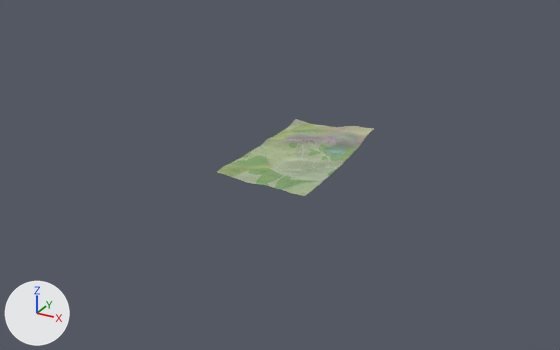
The Blender file minigolf_course.blend, before and after one commit.
Rendered twice from a 50 mm camera at (201.0, -299.0, 158.0) aimed at (19.0, 31.0, -7.0). Every picture has the same lights, and +X, +Y and +Z are marked at lower left.

Before the edit, the objects in view are built like this:
```python
me_realterrain_mesh = bpy.data.meshes.new('RealTerrain_Mesh')
me_realterrain_mesh.from_pydata(...)  # 2500 vertices, 2401 faces; spans x 0.0..50.0, y 0.0..85.9, z 0.0..6.8
me_realterrain_mesh.polygons.foreach_set('use_smooth', [True] * 2401)
me_realterrain_mesh.materials.append(mat_realterrain_pbr)
ob_realterrain = bpy.data.objects.new('RealTerrain', me_realterrain_mesh)
ob_realterrain.location = (0.0, 0.0, 0.0)
_m = ob_realterrain.modifiers.new('Subsurf', 'SUBSURF')
_m.levels = 2
_m.render_levels = 3
```
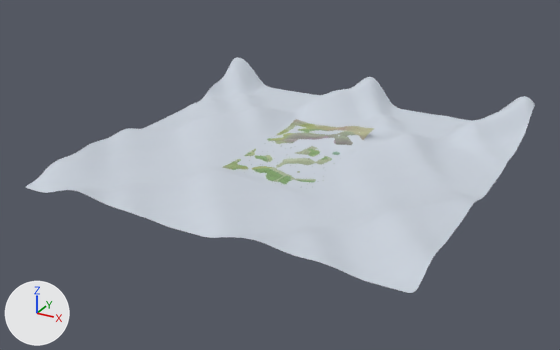
Edits to the bpy script that builds the scene:
```text
Add mat_farhills_mat:
    mat_farhills_mat = bpy.data.materials.new('FarHills_Mat')
    # nodes: BsdfPrincipled, CameraData, MapRange, MixRGB, OutputMaterial, SeparateXYZ, TexCoord, ValToRGB
    # colours: green #6c9050, green #819561, pink #a07c99, grey #b3adaa, light grey #c4c0bc, light grey #cbd3dd
Add me_farhills_mesh:
    me_farhills_mesh.from_pydata(...)  # 1600 vertices, 1521 faces; spans x -75.0..125.0, y -57.0..143.0, z 0.0..21.0
    me_farhills_mesh.polygons.foreach_set('use_smooth', [True] * 1521)
    me_farhills_mesh.materials.append(mat_farhills_mat)
Add ob_farhills:
    ob_farhills = bpy.data.objects.new('FarHills', me_farhills_mesh)
    ob_farhills.location = (0.0, 0.0, 0.0)
    _m = ob_farhills.modifiers.new('Subsurf', 'SUBSURF')
```

Location of each change, (x1, y1, x2, y2) in pixels of the pictures (560 x 350 px):
'FarHills', added: after (26, 58, 535, 293)
'RealTerrain', unchanged, covered by the edit: before (217, 119, 374, 196); after (222, 119, 374, 184)
